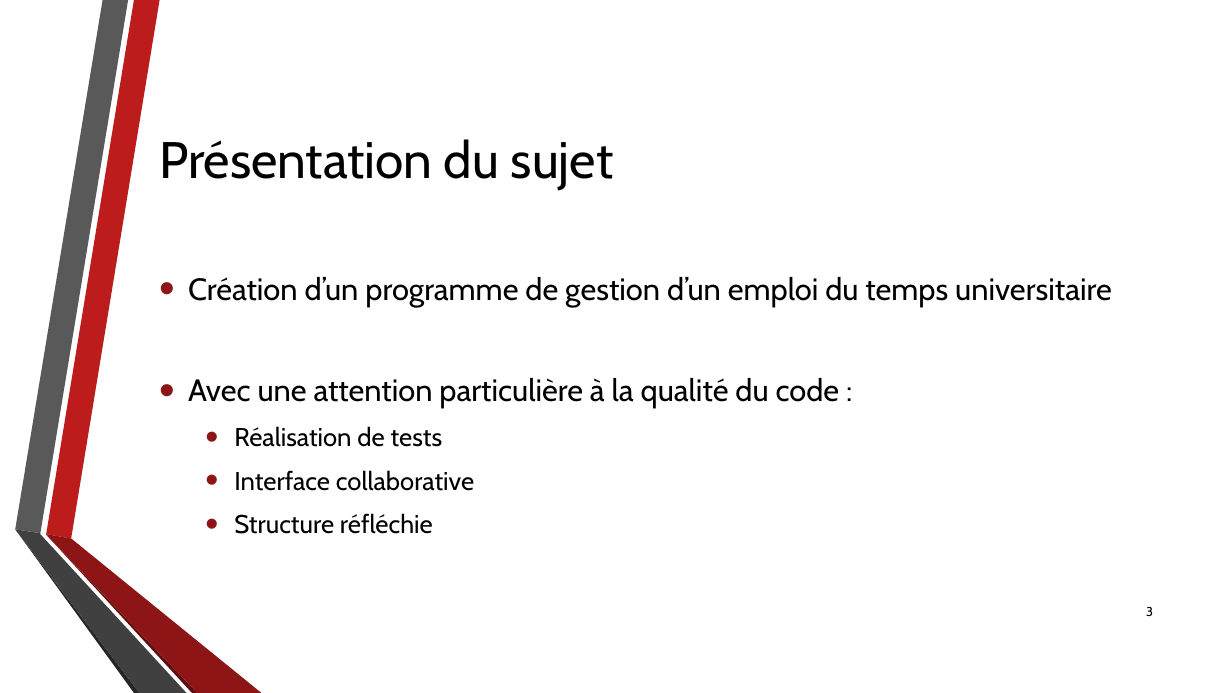
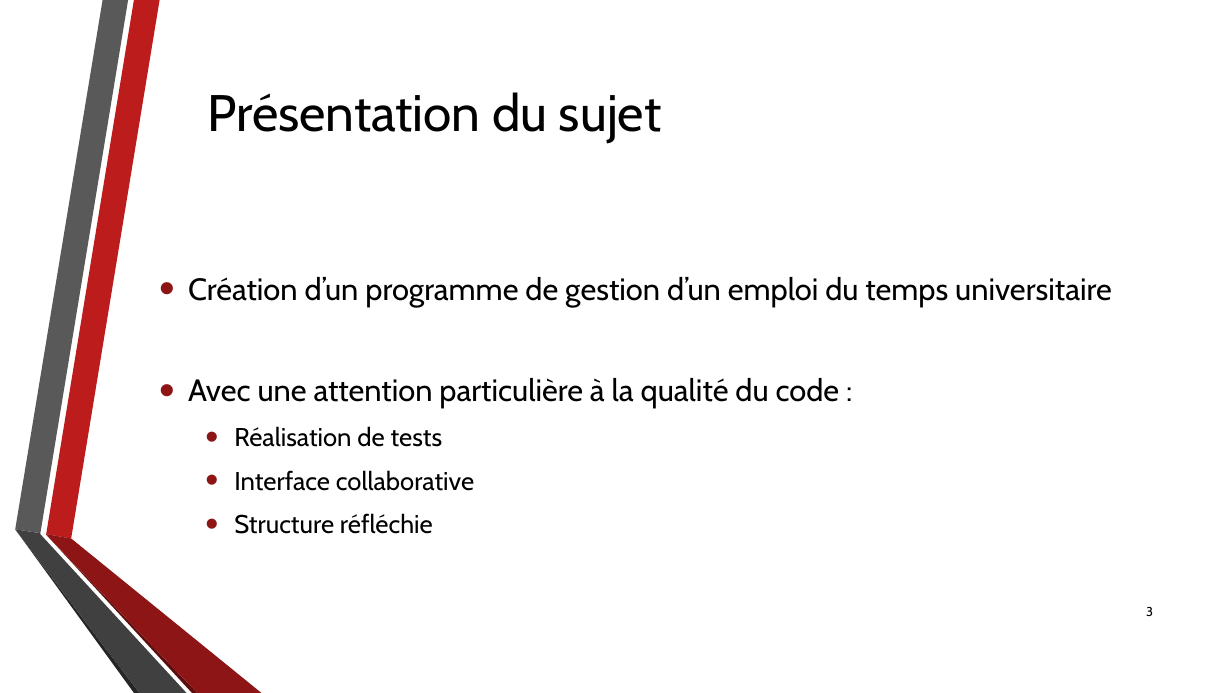
Before and after one commit to DanielLeThug/CalendrierCpp, a slide deck: slide 3 of Divers/PrésentationQDP.pptx. Drawn at 1232x693 pixels with LibreOffice and Linux fonts; fonts in the diff are those of the drawing; background and template pictures are left out. Boxes give left, top, right and bottom in pixels: in the first picture for what was removed or moved away, otherwise in the second. Text is boxed around its words. In the diff, an @@ line names an element or a change of style, - is before the commit and + after.

```diff
--- a/Divers/PrésentationQDP.pptx
+++ b/Divers/PrésentationQDP.pptx
@@ title "Présentation du sujet": place and size @@
-title "Présentation du sujet" at (159, 139, 614, 189)
+title "Présentation du sujet" at (207, 92, 662, 142)
```
Also in this commit, not shown: 4 other slides changed, 1 slide added.
